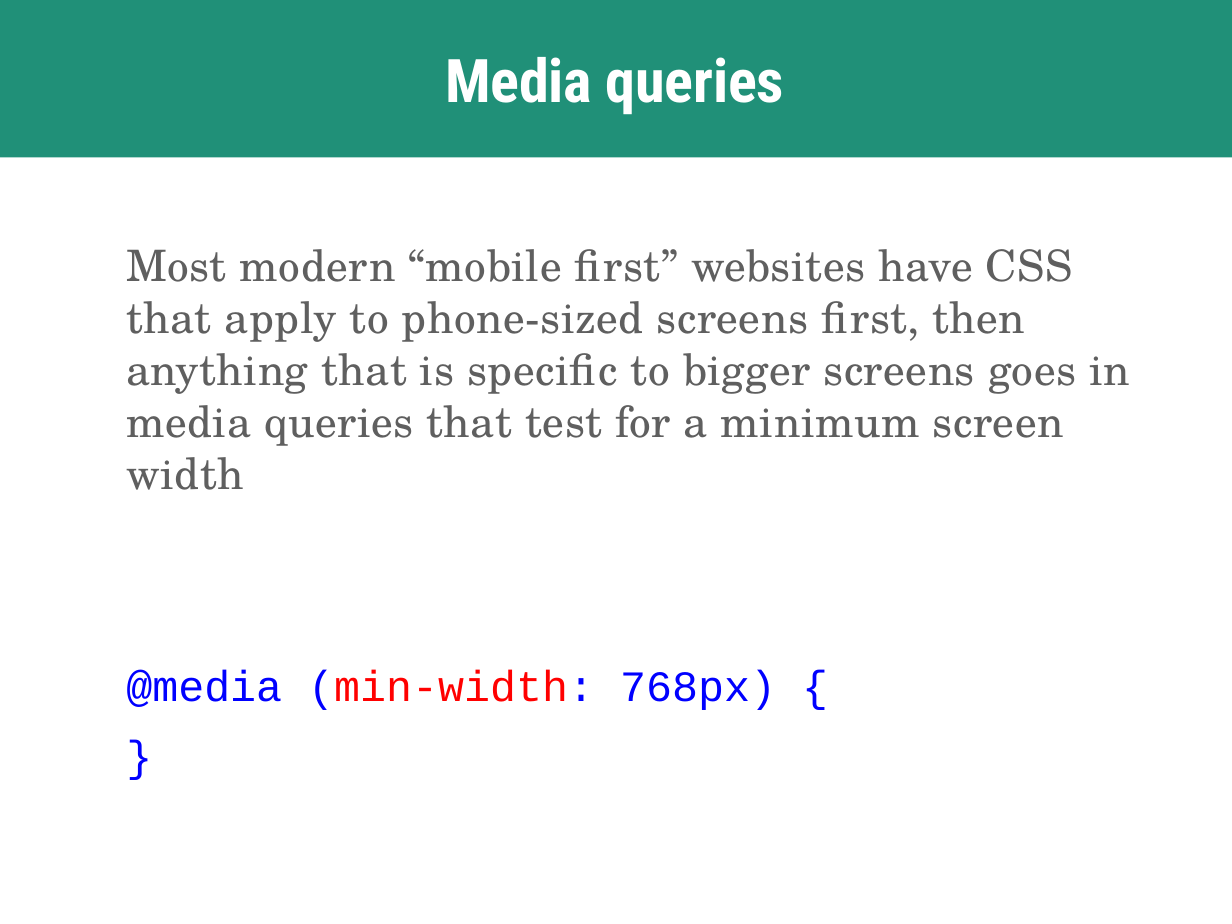
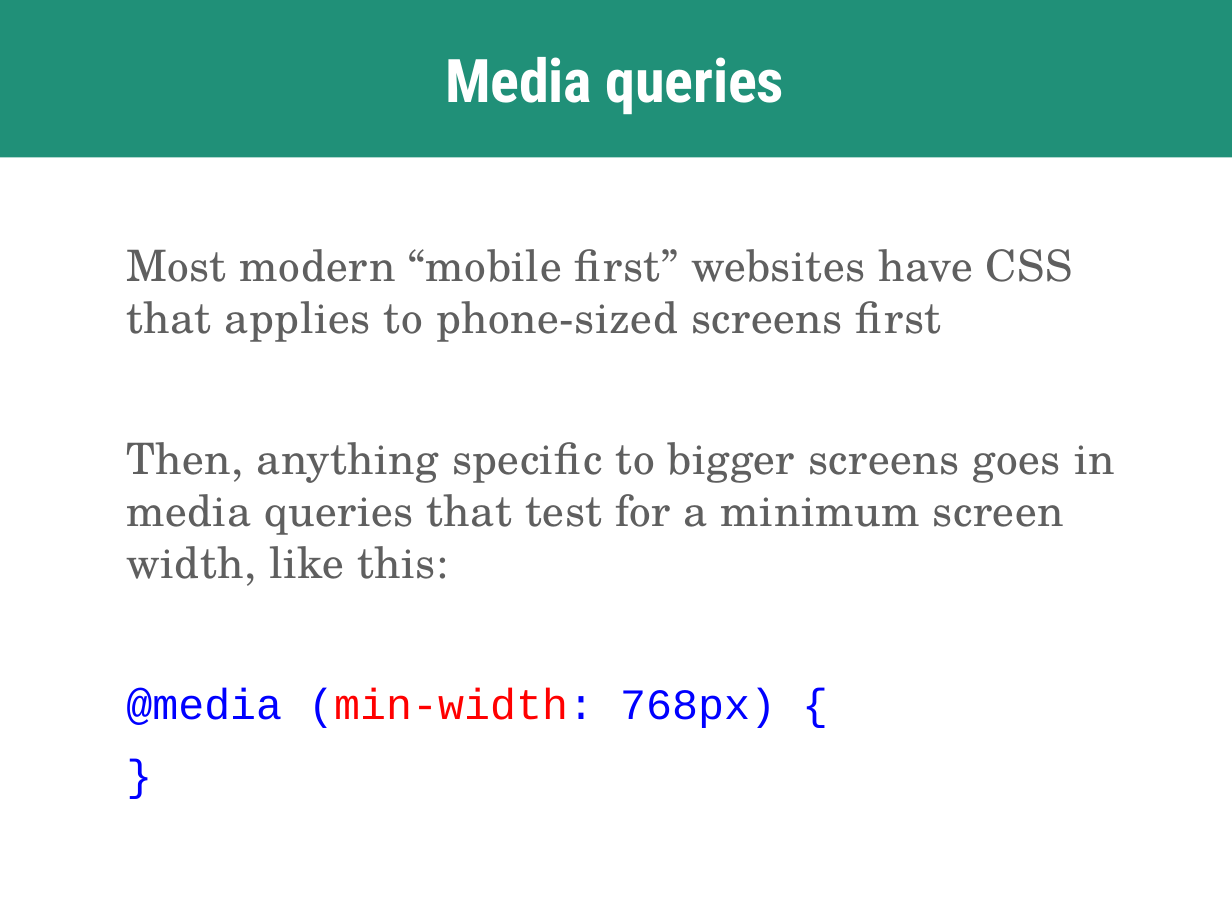
Before and after one commit to skornfeld/svc-class-jan-2018, a slide deck: slide 41 of slides/week-5.pptx (slide 40 before the commit). Drawn at 1232x924 pixels with LibreOffice and Linux fonts; fonts in the diff are those of the drawing. Boxes give left, top, right and bottom in pixels: in the first picture for what was removed or moved away, otherwise in the second. Text is boxed around its words. In the diff, an @@ line names an element or a change of style, - is before the commit and + after.

```diff
--- a/slides/week-5.pptx
+++ b/slides/week-5.pptx
@@ text at (126,249,1115,586): text changed @@
-Most modern “mobile first” websites have CSS that apply to phone-sized screens first, then anything that is specific to bigger screens goes in media queries that test for a minimum screen width
+Most modern “mobile first” websites have CSS that applies to phone-sized screens first
+Then, anything specific to bigger screens goes in media queries that test for a minimum screen width, like this:
```
Also in this commit, not shown: 9 other slides changed, 9 slides added, 3 slides removed, 2 other files.
